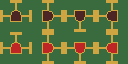
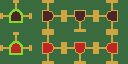
Two versions of the same layered image (128 x 64). Layer-by-layer changes:
painted on "and_gate.png" over [0, 0, 32, 55]
